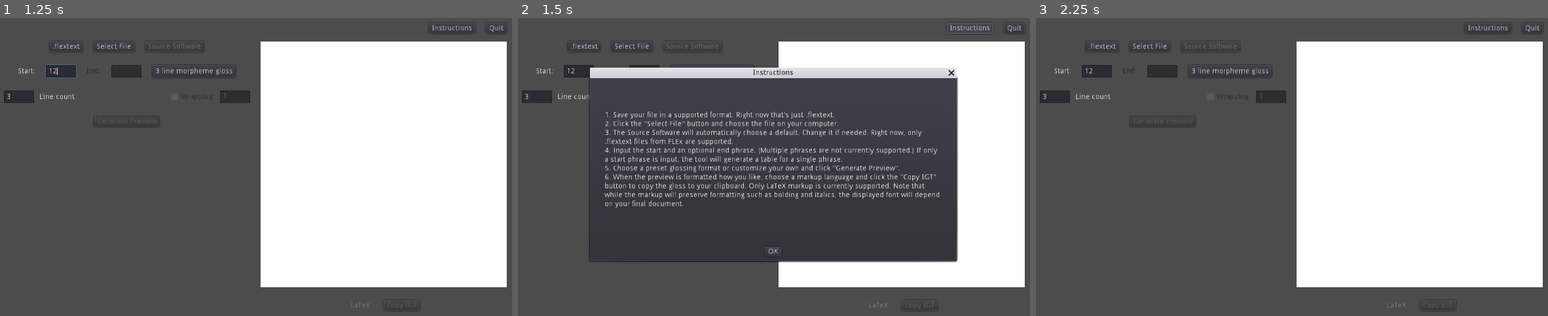
Above: before the commit, frames 1-3 (left to right).
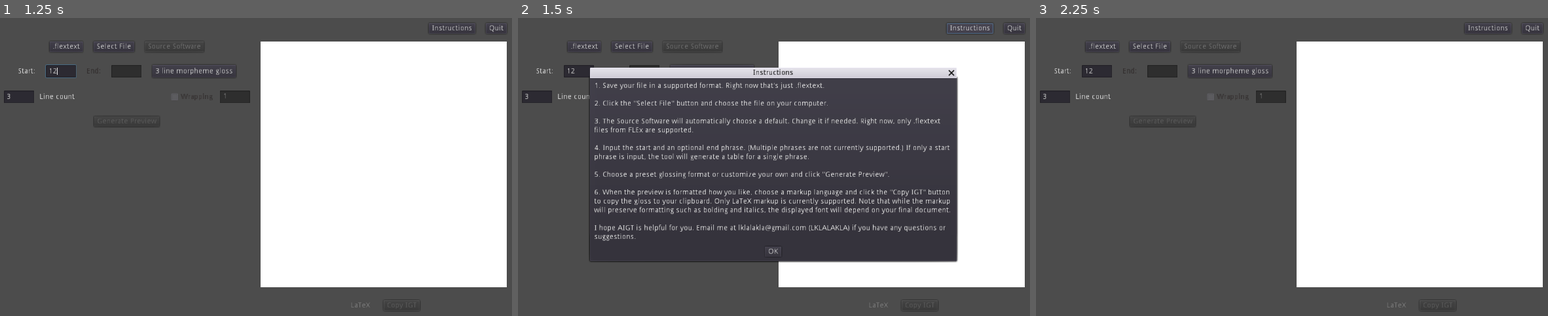
Above: after the commit, the same moments.

Repository: LaurenOopsum/Auto-IGT
Game: Godot game, scene res://scenes/main.tscn
The game is run twice, just before and just after one commit, with the same random seed, the same clock (stepped at 60 frames per second) and the same inputs. The project has no main scene, so this scene is started directly.
Inputs (mouse positions are in pixels of both pictures, inside the frame that each line leads up to):
- Up to frame 1 (1.25 s): click (61, 71) at 0.52 s; type "12" at 0.6 s
- Up to frame 2 (1.5 s): click "Instructions" at 1.25 s
- Up to frame 3 (2.25 s): click "OK" at 2 s

Frame 1 is identical in both runs. In frame 2, 7.8% of the frame differs, in the area x 14-85%, y 21-75%; in frame 3, nothing differs.

Commit message:
Rows are separated into grid and non-grid

Diff:
--- a/scenes/main.tscn
+++ b/scenes/main.tscn
@@ -12,6 +12,7 @@
 [ext_resource path="res://scripts/main_scene/wrap_lines.gd" type="Script" id=10]
 [ext_resource path="res://scripts/main_scene/instructions_dialog.gd" type="Script" id=11]
 [ext_resource path="res://scripts/main_scene/quit.gd" type="Script" id=12]
+[ext_resource path="res://scripts/main_scene/start_num.gd" type="Script" id=13]
 
 [sub_resource type="StyleBoxEmpty" id=5]
 
@@ -132,6 +133,7 @@
 context_menu_enabled = false
 shortcut_keys_enabled = false
 placeholder_text = "1"
+script = ExtResource( 13 )
 
 [node name="End" type="Label" parent="Page/Body/FileSettings/PhraseNumbers"]
 margin_left = 158.0
@@ -289,37 +291,27 @@
 size_flags_horizontal = 4
 size_flags_vertical = 4
 window_title = "Instructions"
+dialog_text = "1. Save your file in a supported format. Right now that's just .flextext.
+
+2. Click the \"Select File\" button and choose the file on your computer.
+
+3. The Source Software will automatically choose a default. Change it if needed. Right now, only .flextext files from FLEx are supported.
+
+4. Input the start and an optional end phrase. (Multiple phrases are not currently supported.) If only a start phrase is input, the tool will generate a table for a single phrase.
+
+5. Choose a preset glossing format or customize your own and click \"Generate Preview\".
+
+6. When the preview is formatted how you like, choose a markup language and click the \"Copy IGT\" button to copy the gloss to your clipboard. Only LaTeX markup is currently supported. Note that while the markup will preserve formatting such as bolding and italics, the displayed font will depend on your final document.
+
+I hope AIGT is helpful for you. Email me at lklalakla@gmail.com (LKLALAKLA) if you have any questions or suggestions."
+dialog_autowrap = true
 script = ExtResource( 11 )
-
-[node name="MarginContainer" type="MarginContainer" parent="InstructionsDialog"]
-anchor_right = 1.0
-anchor_bottom = 1.0
-margin_left = 8.0
-margin_top = 8.0
-margin_right = -8.0
-margin_bottom = -36.0
-custom_constants/margin_bottom = 30
-
-[node name="Instructions" type="Label" parent="InstructionsDialog/MarginContainer"]
-margin_left = 20.0
-margin_top = 20.0
-margin_right = 664.0
-margin_bottom = 276.0
-size_flags_horizontal = 3
-size_flags_vertical = 3
-text = "1. Save your file in a supported format. Right now that's just .flextext.
-2. Click the \"Select File\" button and choose the file on your computer.
-3. The Source Software will automatically choose a default. Change it if needed. Right now, only .flextext files from FLEx are supported.
-4. Input the start and an optional end phrase. (Multiple phrases are not currently supported.) If only a start phrase is input, the tool will generate a table for a single phrase.
-5. Choose a preset glossing format or customize your own and click \"Generate Preview\".
-6. When the preview is formatted how you like, choose a markup language and click the \"Copy IGT\" button to copy the gloss to your clipboard. Only LaTeX markup is currently supported. Note that while the markup will preserve formatting such as bolding and italics, the displayed font will depend on your final document."
-valign = 1
-autowrap = true
 
 [connection signal="pressed" from="Page/ToolOptions/Instructions" to="InstructionsDialog" method="_on_Instructions_pressed"]
 [connection signal="pressed" from="Page/ToolOptions/Quit" to="Page/ToolOptions/Quit" method="_on_pressed"]
 [connection signal="open_file_dialog" from="Page/Body/FileSettings/Buttons" to="FileDialog" method="open_file_dialog"]
 [connection signal="pressed" from="Page/Body/FileSettings/Buttons/SelectFile" to="Page/Body/FileSettings/Buttons" method="_on_SelectFile_pressed"]
+[connection signal="text_changed" from="Page/Body/FileSettings/PhraseNumbers/StartNum" to="Page/Body/FileSettings/PhraseNumbers/StartNum" method="_on_text_changed"]
 [connection signal="reset_preset" from="Page/Body/FileSettings/PhraseNumbers/Presets" to="Page/Body/FileSettings/RowDefinitions" method="run_templates"]
 [connection signal="create_preview" from="Page/Body/FileSettings/RowDefinitions" to="Page/Body/Preview/ColorRect/PreviewLines" method="create_preview"]
 [connection signal="text_changed" from="Page/Body/FileSettings/RowDefinitions/RowCount/RowTotal" to="Page/Body/FileSettings/PhraseNumbers/Presets" method="_on_RowTotal_text_changed"]
--- a/scripts/main_scene/preview_grid.gd
+++ b/scripts/main_scene/preview_grid.gd
@@ -1,10 +1,15 @@
 extends VBoxContainer
+
+var gloss_grid : GridContainer
 
 
 func create_preview(rows_data : Array) :
 	if V.end : print("Multiple phrases not yet supported")
-	else : print(rows_data)
-
+	else :
+		for template in rows_data :
+			if [C.TYPE_NAMES[C.TYPE.PARAGRAPH], C.TYPE_NAMES[C.TYPE.PHRASE]].has(template[0].to_lower()) :
+				print("No grid preview line")
+			else : print("Grid preview line")
 
 ## Get array of rows data
 ## If any are not "phrase" or "paragraph"
--- /dev/null
+++ b/scripts/main_scene/start_num.gd
@@ -0,0 +1,13 @@
+extends LineEdit
+
+
+func _on_text_changed(new_text : String) :
+	if new_text != "" :
+		V.start = to_type(new_text)
+
+
+func to_type(text : String) :
+	var software := C.PROGRAM_NAMES.find(V.software)
+	match software :
+		C.PROGRAM.FLEX : return int(text)
+		C.PROGRAM.ELAN : return text # change to time
Not shown: 1 places in scenes/main.tscn that only renumber resources
